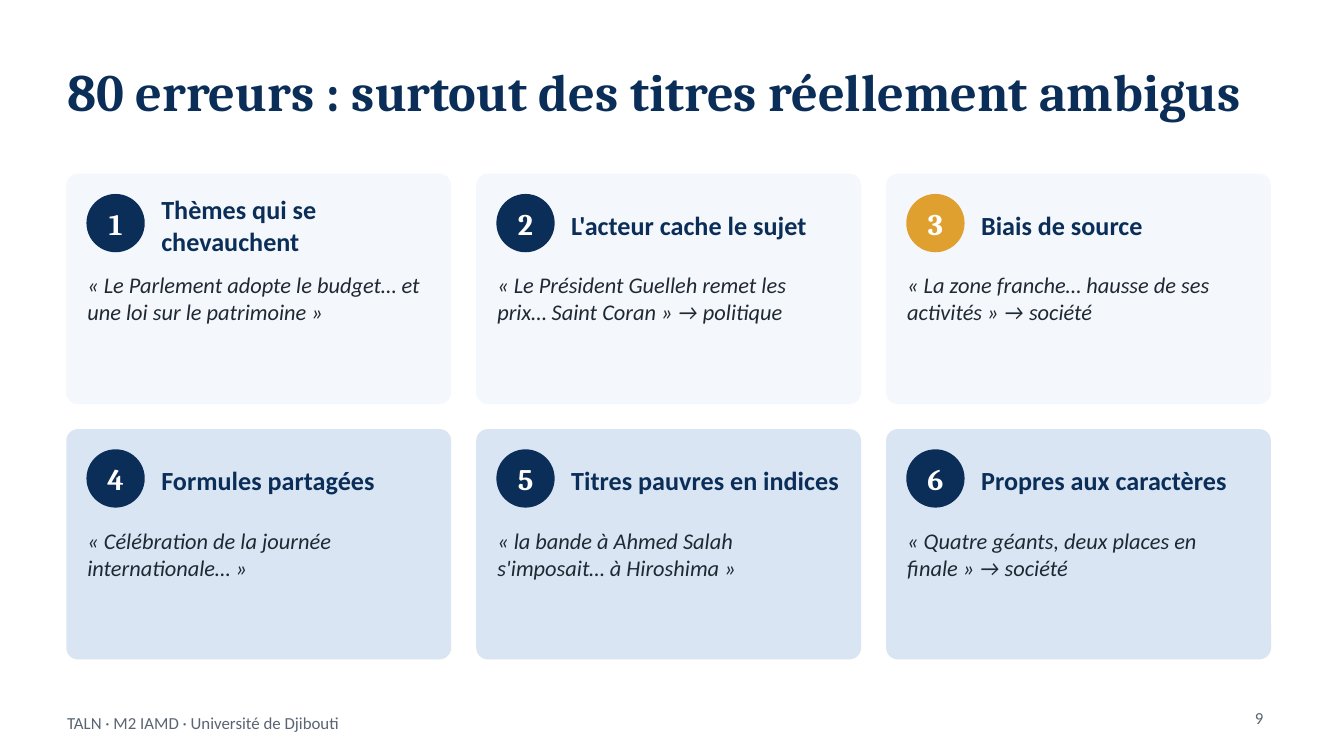
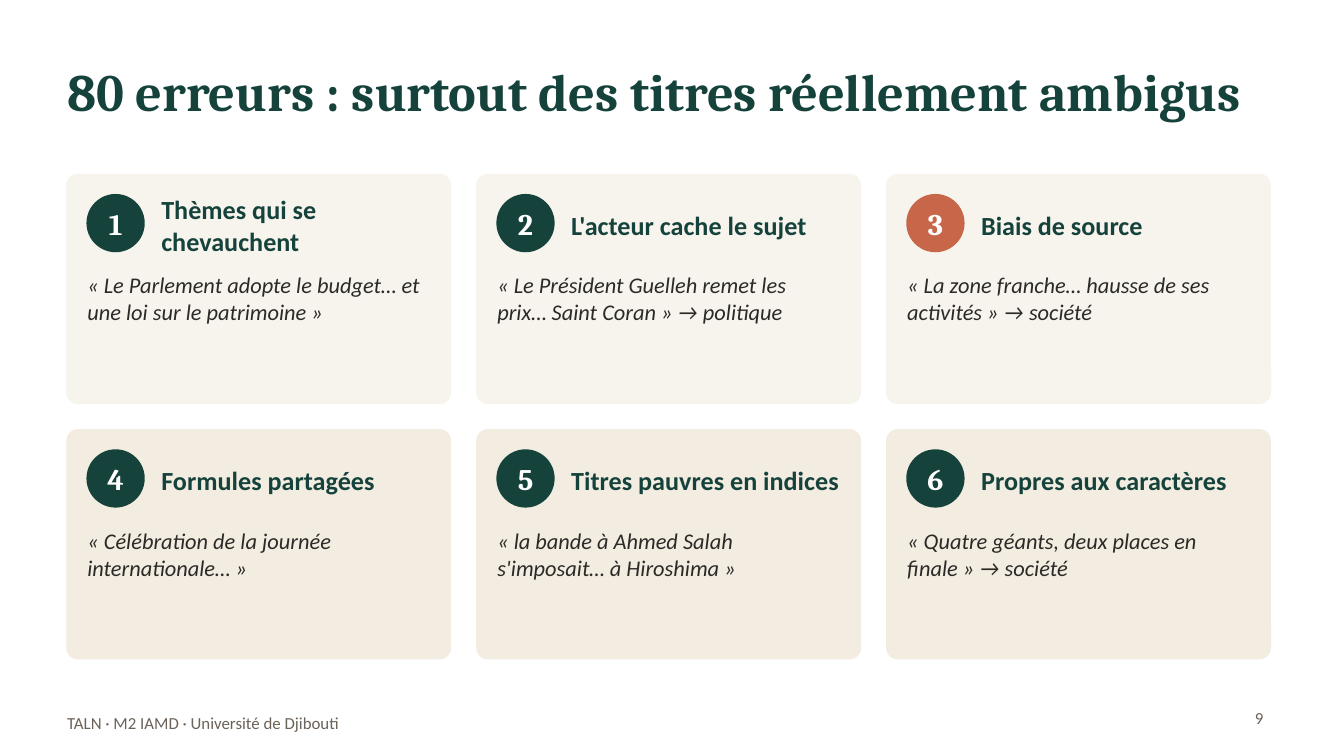
Before and after one commit to fatouu50/taln-classification-djibouti, a slide deck: slide 9 of rapport/Soutenance_TALN_Classification_thematique.pptx. Drawn at 1344x756 pixels with LibreOffice and Linux fonts; fonts in the diff are those of the drawing. Boxes give left, top, right and bottom in pixels: in the first picture for what was removed or moved away, otherwise in the second. Text is boxed around its words. In the diff, an @@ line names an element or a change of style, - is before the commit and + after.

```diff
--- a/rapport/Soutenance_TALN_Classification_thematique.pptx
+++ b/rapport/Soutenance_TALN_Classification_thematique.pptx
@@ fill #F4F7FB to #F7F4EE; outline #F4F7FB 1 pt to #F7F4EE 1 pt in 3 elements at <box>67,175,450,403</box>, <box>477,175,860,403</box>, <box>887,175,1270,403</box> @@
@@ ellipse at <box>907,195,964,251</box>: fill #E0A030 to #C8664A; outline #E0A030 1 pt to #C8664A 1 pt @@
@@ fill #D9E5F3 to #F2ECE1; outline #D9E5F3 1 pt to #F2ECE1 1 pt in 3 elements at <box>67,430,450,659</box>, <box>477,430,860,659</box>, <box>887,430,1270,659</box> @@
@@ fill #0B2E59 to #16423C; outline #0B2E59 1 pt to #16423C 1 pt in 5 elements at <box>87,195,144,251</box>, <box>497,195,554,251</box>, <box>87,450,144,507</box>, <box>497,450,554,507</box>, <box>907,450,964,507</box> @@
@@ text colour #0B2E59 to #16423C in 7 elements at <box>67,73,1241,123</box>, <box>161,200,317,251</box>, <box>571,216,806,240</box>, <box>981,216,1143,235</box>, <box>161,471,375,495</box>, <box>571,471,838,494</box>, <box>981,472,1227,494</box> @@
@@ text colour #1F2933 to #2B2A27 in 3 elements at <box>87,533,331,576</box>, <box>497,533,733,580</box>, <box>907,533,1196,579</box> @@
@@ text "TALN · M2 IAMD · ..." at <box>67,717,339,732</box>: text colour #5A6472 to #6B6259 @@
@@ page number at <box>1255,713,1264,724</box>: text colour #5A6472 to #6B6259 @@
```
Also in this commit, not shown: 7 other slides changed.
